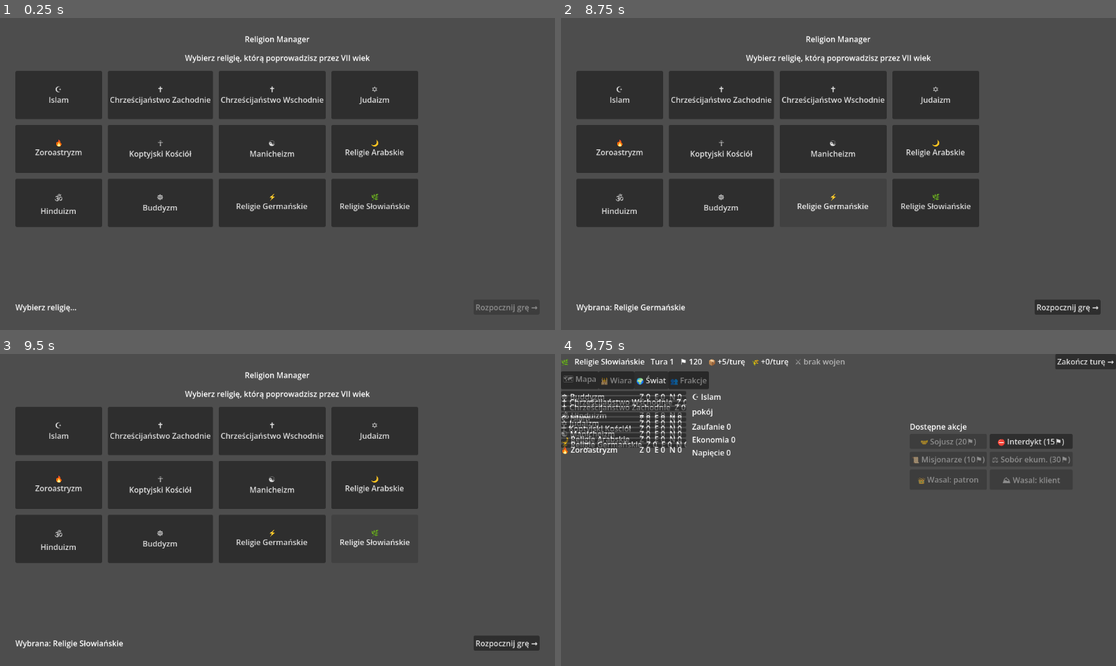
Above: before the commit, frames 1-4 (two rows, left to right).
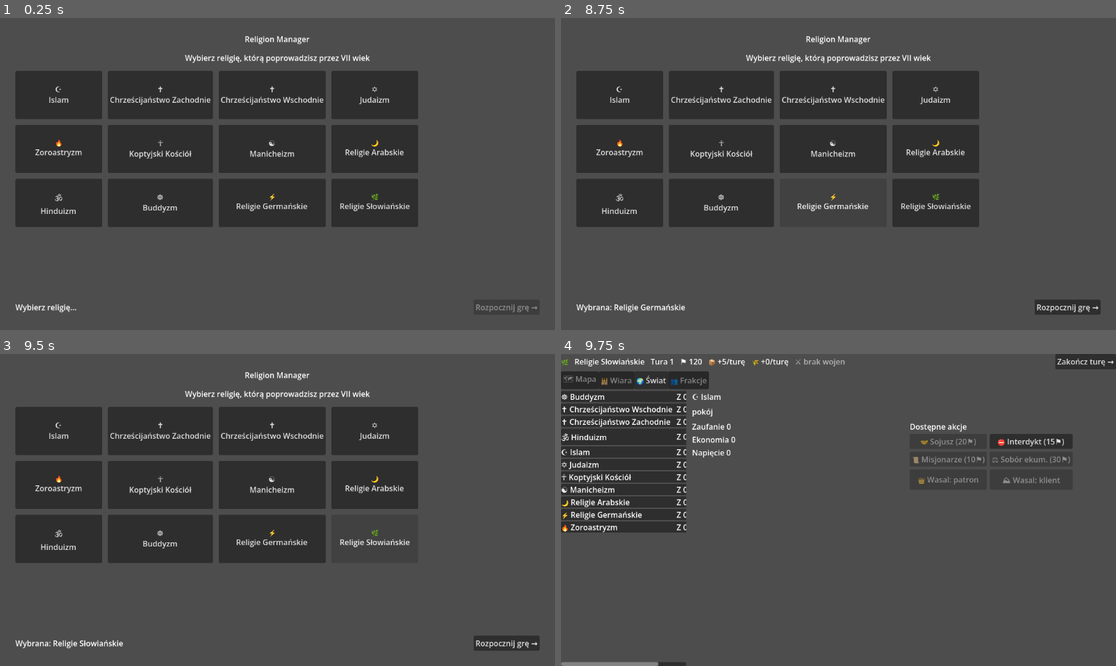
Above: after the commit, the same moments.

Repository: tomi77/church-manager
Game: Godot game, scene res://scenes/Main.tscn
Same seed, same stepped clock (60 frames per second), same inputs: the game is played once before the commit and once after it.
Inputs:
- Up to frame 1 (0.25 s): no input
- Up to frame 2 (8.75 s): click "☪ Islam" at 0.5 s; click "✝ Chrześcijaństwo Zachodnie" at 1.25 s; click "✝ Chrześcijaństwo Wschodnie" at 2 s; click "✡ Judaizm" at 2.75 s; click "🔥 Zoroastryzm" at 3.5 s; click "☥ Koptyjski Kościół" at 4.25 s; click "☯ Manicheizm" at 5 s; click "🌙 Religie Arabskie" at 5.75 s; click "🕉 Hinduizm" at 6.5 s; click "☸ Buddyzm" at 7.25 s; click "⚡ Religie Germańskie" at 8 s
- Up to frame 3 (9.5 s): click "🌿 Religie Słowiańskie" at 8.75 s
- Up to frame 4 (9.75 s): click "Rozpocznij grę →" at 9.5 s

Frames 1-3 are identical in both runs. In frame 4, 7.7% of the frame differs, in the area x 0-23%, y 12-100%.

Commit message:
fix(ui): RelationListItem nie kolapsuje do 0 wysokosci — wiersze listy religii czytelne
Stara struktura: PanelContainer > Button(flat) > HBox(anchor 0..1) z labelami.
Button nie jest Container, wiec HBox kotwiczony nie nadawal min_size buttonowi
ani panelowi. PanelContainer kolapsowal do 0 wysokosci i wiersze w ItemsVBox
WorldTaba nakladaly sie wizualnie ('Z 0 E 0 N 0' wbijal sie w nazwy religii).

Fix: HBox jako bezposrednie dziecko PanelContainer (Container.size = max
child.min_size, wiec labele dyktuja wysokosc panelu). RowButton zostaje
jako sibling z flat=true — pelni rolę overlay-a wylapujacego klikniecia.
Mouse_filter=2 (IGNORE) na HBox zeby zdarzenia trafialy do RowButton.
%RowButton nadal dostepny dla testow.

Test regresyjny: assert_gt(item.get_combined_minimum_size().y, 0.0)
po set_data — pilnuje ze label-driven sizing nie wraca do 0.

Diff:
--- a/scenes/ui/world/RelationListItem.tscn
+++ b/scenes/ui/world/RelationListItem.tscn
@@ -5,32 +5,31 @@
 [node name="RelationListItem" type="PanelContainer"]
 script = ExtResource("1")
 
-[node name="RowButton" type="Button" parent="."]
-unique_name_in_owner = true
-flat = true
-
-[node name="HBox" type="HBoxContainer" parent="RowButton"]
-anchor_right = 1.0
-anchor_bottom = 1.0
+[node name="HBox" type="HBoxContainer" parent="."]
+mouse_filter = 2
 theme_override_constants/separation = 8
 
-[node name="NameLabel" type="Label" parent="RowButton/HBox"]
+[node name="NameLabel" type="Label" parent="HBox"]
 unique_name_in_owner = true
 size_flags_horizontal = 3
 text = "?"
 
-[node name="ZLabel" type="Label" parent="RowButton/HBox"]
+[node name="ZLabel" type="Label" parent="HBox"]
 unique_name_in_owner = true
 text = "Z ?"
 
-[node name="ELabel" type="Label" parent="RowButton/HBox"]
+[node name="ELabel" type="Label" parent="HBox"]
 unique_name_in_owner = true
 text = "E ?"
 
-[node name="NLabel" type="Label" parent="RowButton/HBox"]
+[node name="NLabel" type="Label" parent="HBox"]
 unique_name_in_owner = true
 text = "N ?"
 
-[node name="MarkerLabel" type="Label" parent="RowButton/HBox"]
+[node name="MarkerLabel" type="Label" parent="HBox"]
 unique_name_in_owner = true
 text = ""
+
+[node name="RowButton" type="Button" parent="."]
+unique_name_in_owner = true
+flat = true
--- a/tests/ui/test_relation_list_item.gd
+++ b/tests/ui/test_relation_list_item.gd
@@ -63,3 +63,12 @@
 	var item := await _instance()
 	item.set_data(null, _make_religion("x", "X", "?"), "")
 	assert_eq(item.get_node("%ZLabel").text, "Z 0")
+
+# Regresja: PanelContainer > Button > HBox(anchors) kolapsowal do 0 wysokosci,
+# wiersze nakladaly sie w VBox listy. Wymuszamy ze min_size.y > 0 po set_data.
+func test_item_has_nonzero_minimum_height():
+	var item := await _instance()
+	item.set_data(_make_relation(0, 0, 0), _make_religion("islam", "Islam", "☪"), "")
+	await get_tree().process_frame
+	assert_gt(item.get_combined_minimum_size().y, 0.0,
+		"RelationListItem must propagate label min_size to PanelContainer")
